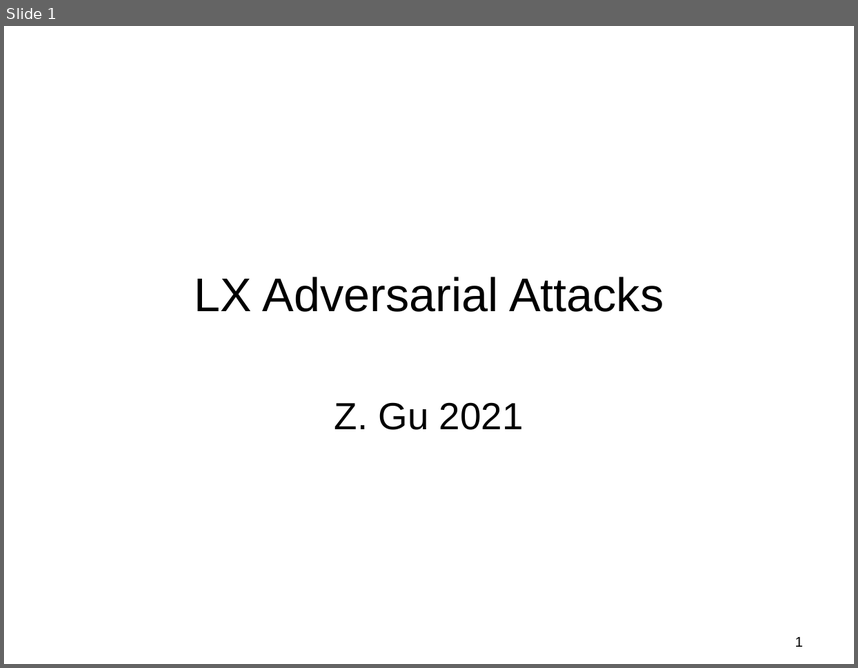
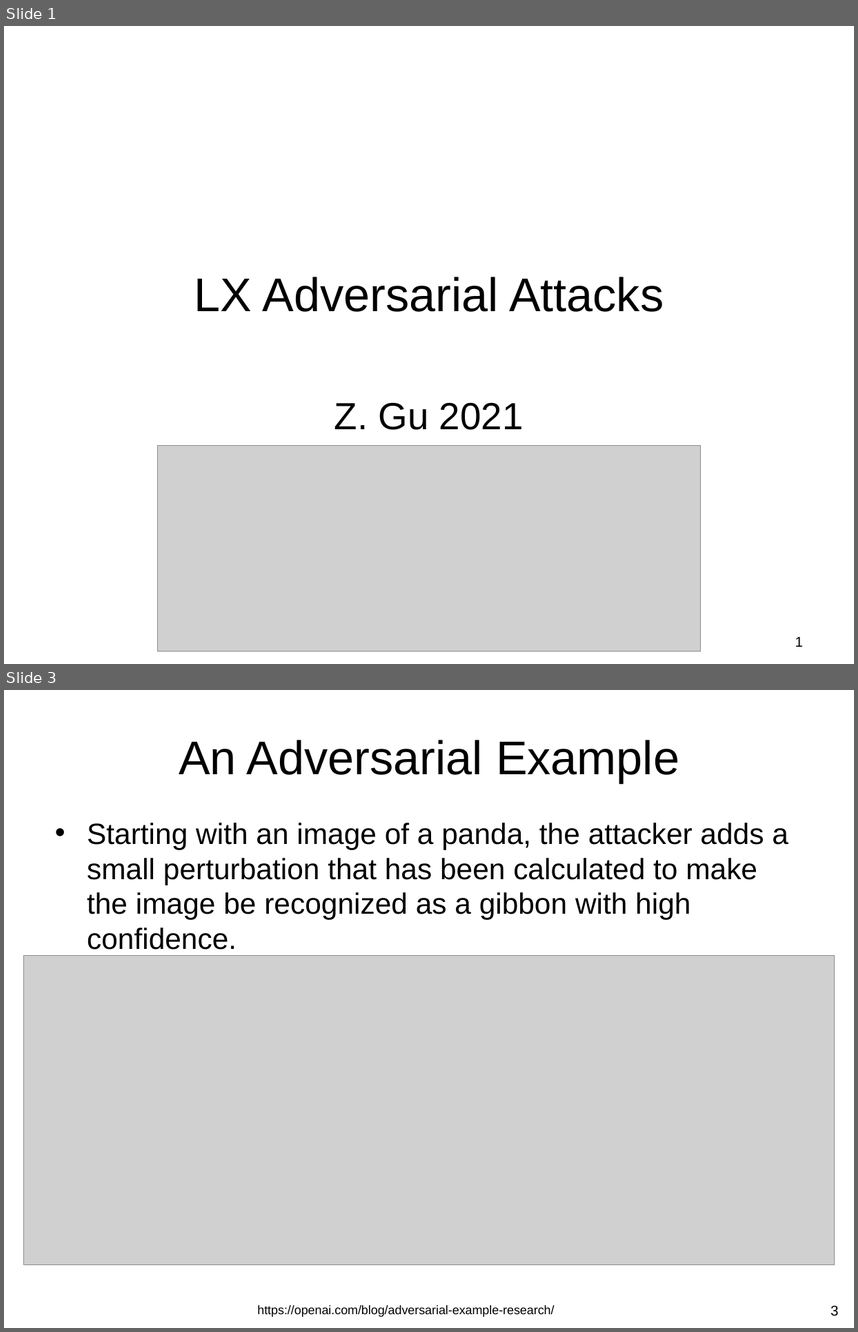
Before and after one commit to guzonghua/saav, a slide deck: PPTs/LX Adverserial Attacks.pptx. Shown one above the other, each under a label of ours: slide 1 before the commit, slides 1 and 3 after it; the slides between them are not shown. The pictures are 858x668 and 858x1332 pixels, drawn with LibreOffice and Linux fonts; fonts in the diff are those of the drawing; grey boxes stand for pictures. Boxes give left, top, right and bottom in pixels: in the first picture for what was removed or moved away, otherwise in the second. Text is boxed around its words. In the diff, an @@ line names an element or a change of style, - is before the commit and + after.

```diff
--- a/PPTs/LX Adverserial Attacks.pptx
+++ b/PPTs/LX Adverserial Attacks.pptx
@@ slide 3 added at (x1=4, y1=690, x2=854, y2=1328), background #FFFFFF @@
@@ title added at (x1=179, y1=740, x2=680, y2=783), 40 pt, text #000000 @@
+An Adversarial Example
@@ text added at (x1=87, y1=822, x2=789, y2=949), 24.8 pt, text #000000 @@
+• Starting with an image of a panda, the attacker adds a small perturbation that has been calculated to make the image be recognized as a gibbon with high confidence.
@@ picture added at (x1=23, y1=955, x2=835, y2=1265) @@
@@ text added at (x1=257, y1=1305, x2=554, y2=1317), 10.5 pt, text #000000 @@
+https://openai.com/blog/adversarial-example-research/
@@ page number added at (x1=831, y1=1305, x2=838, y2=1316), 12 pt, text #000000 @@
+3
@@ slide 1 changed as well @@
@@ picture added at (x1=158, y1=445, x2=701, y2=651) @@
```
Also in this commit, not shown: 1 other slide changed, 5 other slides added, 1 slide removed, 8 other files.
